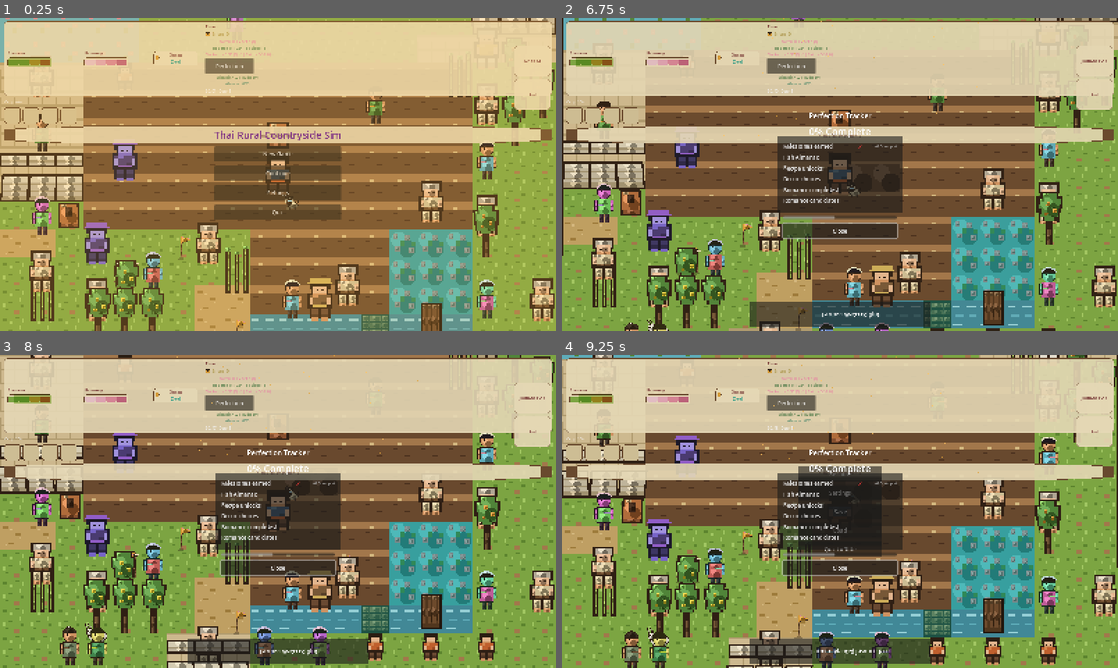
Above: before the commit, frames 1-4 (two rows, left to right).
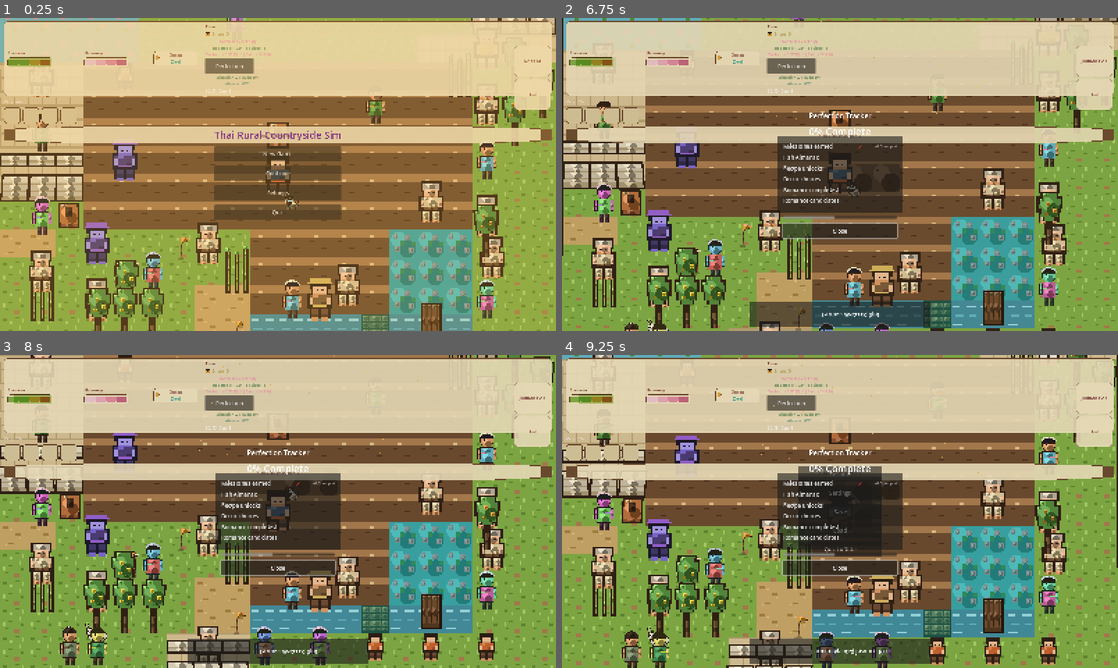
Above: after the commit, the same moments.

Repository: GRITui/slowlife-simulator
Game: Godot game, scene res://scenes/core/World.tscn
Two runs of this game, one before a commit and one after it. Both use one fixed random seed, a clock stepped at 60 frames per second and the inputs below.
Inputs (mouse positions are in pixels of both pictures, inside the frame that each line leads up to):
- Up to frame 1 (0.25 s): no input
- Up to frame 2 (6.75 s): click "New Game" at 0.5 s; click "Perfection" at 1.25 s; tap E (interact) at 2, 2.75, 3.5, 3.8, 4.25 s; drag from (1095, 61) to (600, 77) at 2.02 s; drag from (1095, 93) to (600, 77) at 2.77 s; move the mouse to (895, 105) at 3.52 s; hold Right (move_right) 3.53-4.25 s; hold Y (cycle_furniture_item) 3.53-4.25 s; drag from (812, 237) to (600, 77) at 4.27 s; move the mouse to (1006, 221) at 5.02 s; hold Left (move_left) 5.03-5.75 s; hold E (interact) 5.03-5.75 s; drag from (673, 127) to (884, 299) at 5.77 s; move the mouse to (867, 174) at 6.52 s; hold Down (move_down) from 6.53 s (still down); hold F (toggle_furniture_place_mode) from 6.53 s (still down); click (867, 174) at 6.67 s
- Up to frame 3 (8 s): tap E (interact) at 6.8 s; release Down (move_down) at 7.25 s; release F (toggle_furniture_place_mode) at 7.25 s; drag from (194, 433) to (489, 589) at 7.27 s
- Up to frame 4 (9.25 s): move the mouse to (962, 495) at 8.02 s; hold Up (move_up) 8.03-8.75 s; hold E (interact) 8.03-8.75 s; tap P at 8.1 s; drag from (728, 527) to (1051, 596) at 8.77 s

The runs differ from the first frame. In frame 1, 1.0% of the frame differs, in the area x 86-100%, y 69-97%; in frame 2, 1.0%; in frame 3, 0.9%; in frame 4, 1.0%.

Commit message:
fix(TASK-390): move Scrap Collector out of EastEdge's transition zone
Manual playtest (2026-09-05) found a real bug the automated gate never
caught: ScrapCollectorNPC's locked position (936, 600) sat inside the
EastEdge scene-transition trigger's collision area (a 48x864
RectangleShape2D centered at x=940, spanning x=916-964 across nearly
the entire map height) -- a player walking up to interact with him
would get warped to CoastalArea.tscn first, making him functionally
unreachable in real play. His accompanying ForageNode moved with him.

Automated tests never caught this because they set _player_in_range
directly (the established pattern across this whole test suite) rather
than physically walking the player through EastEdge's own Area2D --
exactly the class of bug this project's docs/SHIP_PLAN.md flagged
headless testing as blind to (the day/night shader and stat-bar
regressions from the first human playthrough pass).

New position (850, 528): verified clear of every existing zone/NPC and
of the edge-trigger's x-range via the same Python position-safety
check this project's NPC-placement tasks already use. Full 3x gate
green (LONE-NPCS 77/77).

Co-Authored-By: Claude Sonnet 5 <noreply@anthropic.com>
Claude-Session: https://claude.ai/code/session_01A9bTU9GFWgBfXEPTfdesaz

Diff:
--- a/scenes/core/World.gd
+++ b/scenes/core/World.gd
@@ -570,7 +570,15 @@
 	# their NPC's locked World.tscn position; item_id per instance so one
 	# ForageNode script serves both.
 	_ensure_forage_node("FishKeeperForageNode", Vector2(768, 456), "wild_turmeric")
-	_ensure_forage_node("ScrapCollectorForageNode", Vector2(912, 624), "salvaged_scrap")
+	# TASK-390 fix (manual playtest, 2026-09-05): moved from (912, 624)
+	# alongside ScrapCollectorNPC's own reposition -- both were inside the
+	# EastEdge scene-transition trigger's x-range (916-964, per its
+	# 48x864 RectangleShape2D covering nearly the full map height), so a
+	# player walking up to interact would get warped to CoastalArea.tscn
+	# first. Automated tests never caught this because they set
+	# _player_in_range directly rather than physically walking through
+	# EastEdge's Area2D.
+	_ensure_forage_node("ScrapCollectorForageNode", Vector2(826, 552), "salvaged_scrap")
 
 func _ensure_forage_node(node_name: String, pos: Vector2, item_id: String) -> void:
 	if get_node_or_null(node_name) != null:
--- a/scenes/core/World.tscn
+++ b/scenes/core/World.tscn
@@ -208,7 +208,7 @@
 position = Vector2(744, 432)
 
 [node name="ScrapCollectorNPC" parent="." instance=ExtResource("48_scrap")]
-position = Vector2(936, 600)
+position = Vector2(850, 528)
 
 [node name="Player" parent="." instance=ExtResource("5_pl")]
 position = Vector2(480, 384)
--- a/tests/test_lone_npcs.gd
+++ b/tests/test_lone_npcs.gd
@@ -166,8 +166,15 @@
 		"FerrymanNPC at locked position Vector2(600, 576)")
 	_check((keeper as Node2D).position == Vector2(744, 432),
 		"FishKeeperNPC at locked position Vector2(744, 432)")
-	_check((scrap as Node2D).position == Vector2(936, 600),
-		"ScrapCollectorNPC at locked position Vector2(936, 600)")
+	# TASK-390 fix (manual playtest, 2026-09-05): moved from (936, 600) --
+	# that position sat inside EastEdge's scene-transition trigger
+	# (RectangleShape2D 48x864 at x=940, spanning x=916-964 across nearly
+	# the full map height), so a real player walking up to interact would
+	# get warped to CoastalArea.tscn before ever reaching him. Direct
+	# _player_in_range assertions like this file's never exercised the
+	# EastEdge Area2D, so the automated gate never caught it.
+	_check((scrap as Node2D).position == Vector2(850, 528),
+		"ScrapCollectorNPC at locked position Vector2(850, 528)")
 	_check(ferryman.is_in_group("flavor_npc"), "FerrymanNPC in group 'flavor_npc'")
 	_check(keeper.is_in_group("flavor_npc"), "FishKeeperNPC in group 'flavor_npc'")
 	_check(scrap.is_in_group("flavor_npc"), "ScrapCollectorNPC in group 'flavor_npc'")
